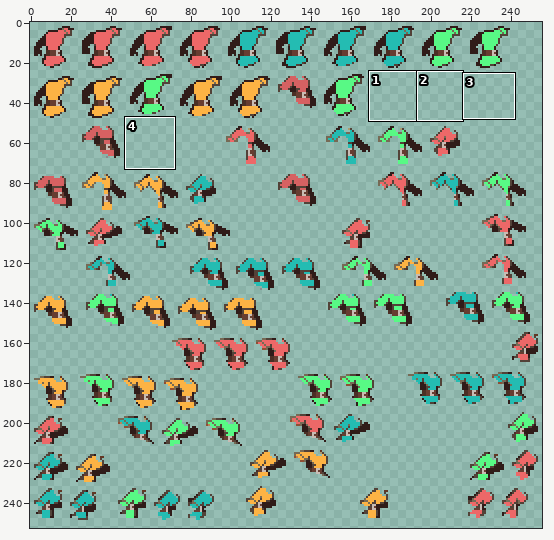
File history of a sprite sheet, images/player_shirt-sheet0.png. Above, an overview of the earlier version with the close-up marked.
Close-up. The starting point:
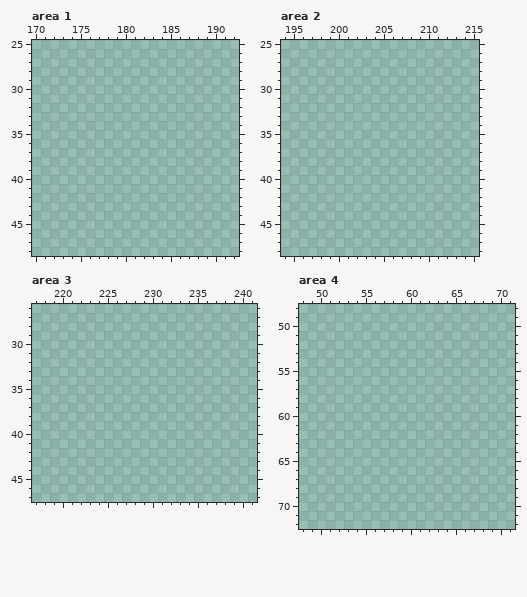
The file is 256x256 pixels. Shown: area 1: x 170..192, y 25..48; area 2: x 194..215, y 25..48; area 3: x 217..241, y 26..47; area 4: x 48..71, y 48..72. The old version is drawn lined up with the new one. The wide view leaves out empty margins. The commit also changed other parts of the picture, which this record leaves out.
The same view after the edit:
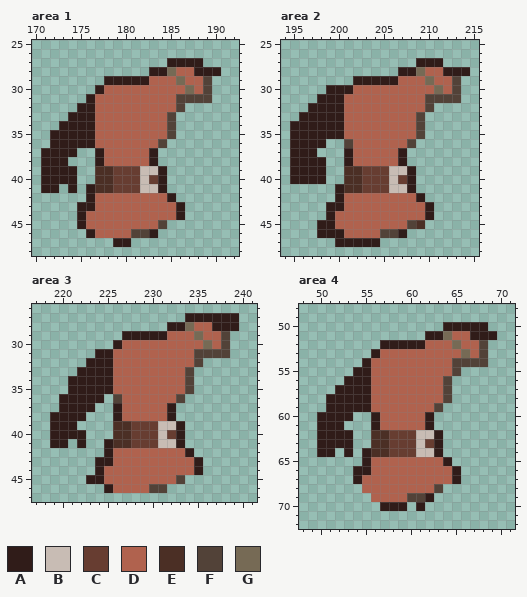
Palette (. is transparent): A #301c19  B #c8bcb4  C #673d31  D #b0624e  E #4b2f25  F #524238  G #766a55
Change:
drawings rearranged on the sheet (the old picture shows each at its new place; 9 dropped ones are not shown)
Changed rows in their new state; - is an unchanged pixel.
Area 1:
first column x 171:
27 --------------AAAA--
28 ------------AAGDDAAA
29 -------AAAAADDDGDDF-
30 ------ADDDDDDDDDGDF-
31 -----ADDDDDDDDDFFFF-
32 ----AADDDDDDDDDF----
33 ---AAADDDDDDDDF-----
34 --AAAADDDDDDDDF-----
35 -AAAAADDDDDDDDF-----
36 -AAAAADDDDDDDF------
37 AAAA--ADDDDDA-------
38 AAA---ADDDDDA-------
39 AAAA--EECCCBBA------
40 AAAA--EECCCBCA------
41 AA-A-AEECCCBBA------
42 -----ADDDDDDDDA-----
43 ----AADDDDDDDDDA----
44 ----ADDDDDDDDDDA----
45 ----ADDDDDDDDF------
46 -----ADDDDFFA-------
47 --------AA----------
Area 2:
first column x 195:
27 --------------AAA---
28 ------------AAGDDAAA
29 -------AAAAADDDGDDF-
30 ----AAADDDDDDDDDGDF-
31 ---AAADDDDDDDDDFFFF-
32 --AAAADDDDDDDDDF----
33 -AAAAADDDDDDDDF-----
34 AAAAAADDDDDDDDF-----
35 AAAAAADDDDDDDDF-----
36 AAAA--FDDDDDDF------
37 AAA---ADDDDDA-------
38 AAAA--ADDDDDA-------
39 AAAA--EECCCBBA------
40 AAAA--EECCCBCA------
41 -----AEECCCBBA------
42 -----ADDDDDDDDA-----
43 ----AADDDDDDDDDA----
44 ----ADDDDDDDDDDA----
45 ---AADDDDDDDDFE-----
46 ---AAADDDDFFA-------
47 -----AAAAA----------
Area 3:
first column x 219:
27 ---------------AAAAAA
28 -------------AAGDDAAA
29 --------AAAAADDDGDDF-
30 -------ADDDDDDDDDGDF-
31 -----AADDDDDDDDDFFFF-
32 ----AAADDDDDDDDDF----
33 ---AAAADDDDDDDDF-----
34 --AAAAADDDDDDDDF-----
35 --AAAAADDDDDDDDF-----
36 -AAAAA-FDDDDDDF------
37 -AAAA--ADDDDDA-------
38 AAAA---ADDDDDA-------
39 AAA----EECCCBBA------
40 AAAA---EECCCBCA------
41 AA-A--AEECCCBBA------
42 ------ADDDDDDDDA-----
43 -----AADDDDDDDDDA----
44 -----ADDDDDDDDDDA----
45 ----AADDDDDDDDF------
46 ------ADDDDFF--------
Area 4:
first column x 50:
50 --------------AAAAA-
51 ------------AAGDDAAA
52 -------AAAAADDDGDDF-
53 ------ADDDDDDDDDGDF-
54 -----ADDDDDDDDDFFFF-
55 ----AADDDDDDDDDF----
56 ---AAADDDDDDDDF-----
57 --AAAADDDDDDDDF-----
58 -AAAAADDDDDDDDF-----
59 -AAAAADDDDDDDF------
60 AAAA--ADDDDDA-------
61 AAA---ADDDDDA-------
62 AAAA--EECCCBBA------
63 AAAA--EECCCBCA------
64 AA-A-AEECCCBBA------
65 -----ADDDDDDDDA-----
66 ----AADDDDDDDDDA----
67 ----ADDDDDDDDDDA----
68 -----DDDDDDDDF------
69 ------DDDDFFA-------
70 -------AAA-A--------
Pixel boxes of the changes (left, top, right, bottom) in both close-ups:
added: (41, 58, 221, 247)
added: (290, 58, 470, 247)
added: (50, 313, 239, 493)
added: (317, 322, 497, 511)
